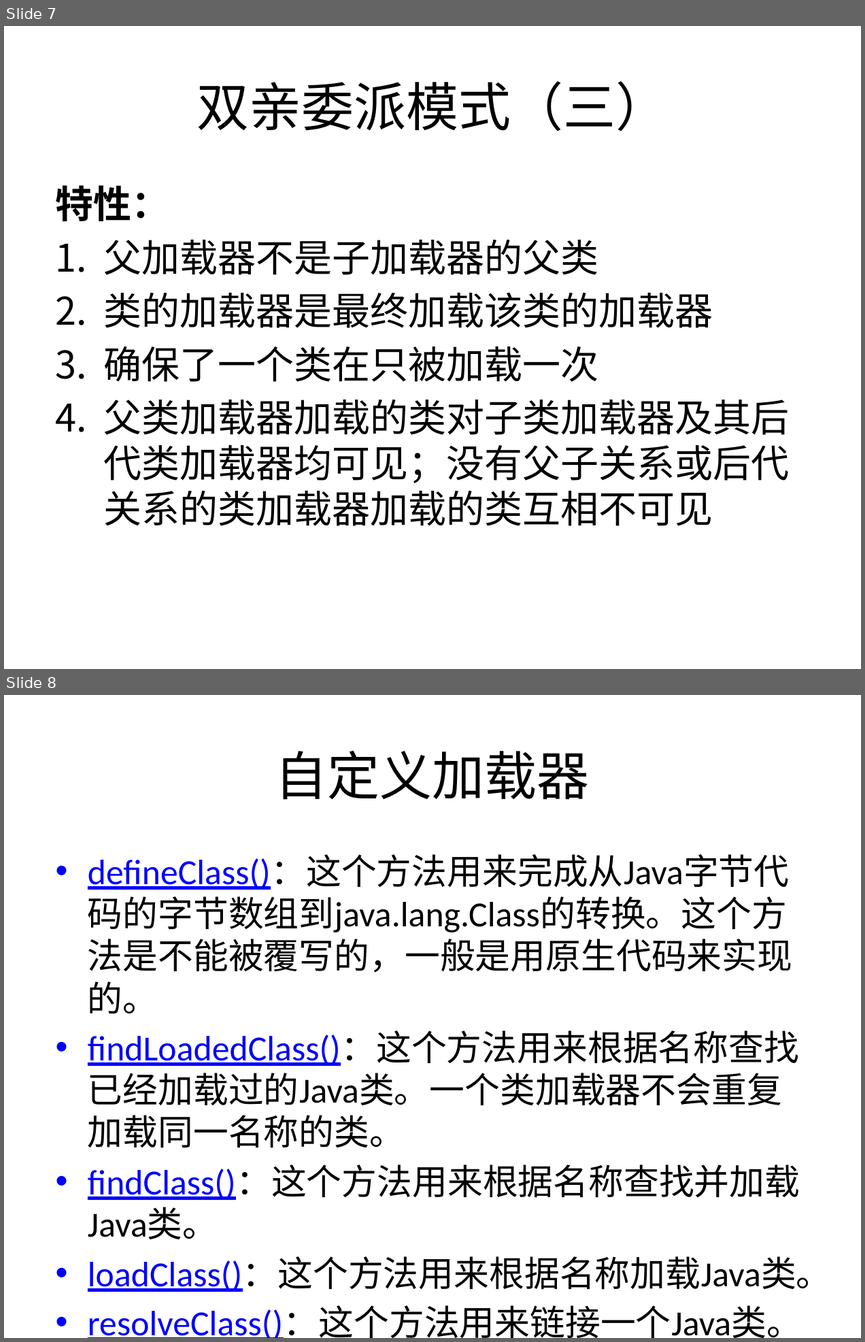
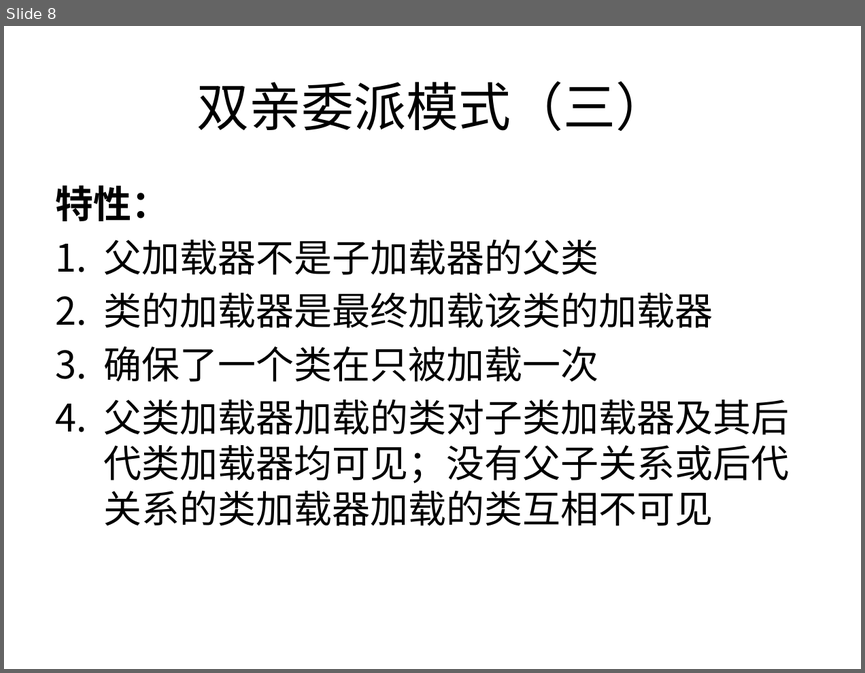
Before and after one commit to liuendy/practice, a slide deck: classLoader/类加载总结.pptx. Shown one above the other, each under a label of ours: slides 7 and 8 before the commit, slide 8 after it. The pictures are 865x1342 and 865x673 pixels, drawn with LibreOffice and Linux fonts; fonts in the diff are those of the drawing. Boxes give left, top, right and bottom in pixels: in the first picture for what was removed or moved away, otherwise in the second. Text is boxed around its words. In the diff, an @@ line names an element or a change of style, - is before the commit and + after.

Commit message:
完成ppt

```diff
--- a/classLoader/类加载总结.pptx
+++ b/classLoader/类加载总结.pptx
@@ slide 8 removed at (4, 695, 861, 1338), background #FFFFFF @@
@@ title removed at (275, 751, 589, 800) @@
-自定义加载器
@@ text removed at (88, 855, 832, 1338) @@
-• defineClass()：这个方法用来完成从Java字节代码的字节数组到java.lang.Class的转换。这个方法是不能被覆写的，一般是用原生代码来实现的。
-• findLoadedClass()：这个方法用来根据名称查找已经加载过的Java类。一个类加载器不会重复加载同一名称的类。
-• findClass()：这个方法用来根据名称查找并加载Java类。
-• loadClass()：这个方法用来根据名称加载Java类。
-• resolveClass()：这个方法用来链接一个Java类。
@@ what was slide 7 is now slide 8 @@
```
Also in this commit, not shown: 4 slides changed, 3 slides added, 1 other slide removed, 1 other file.
